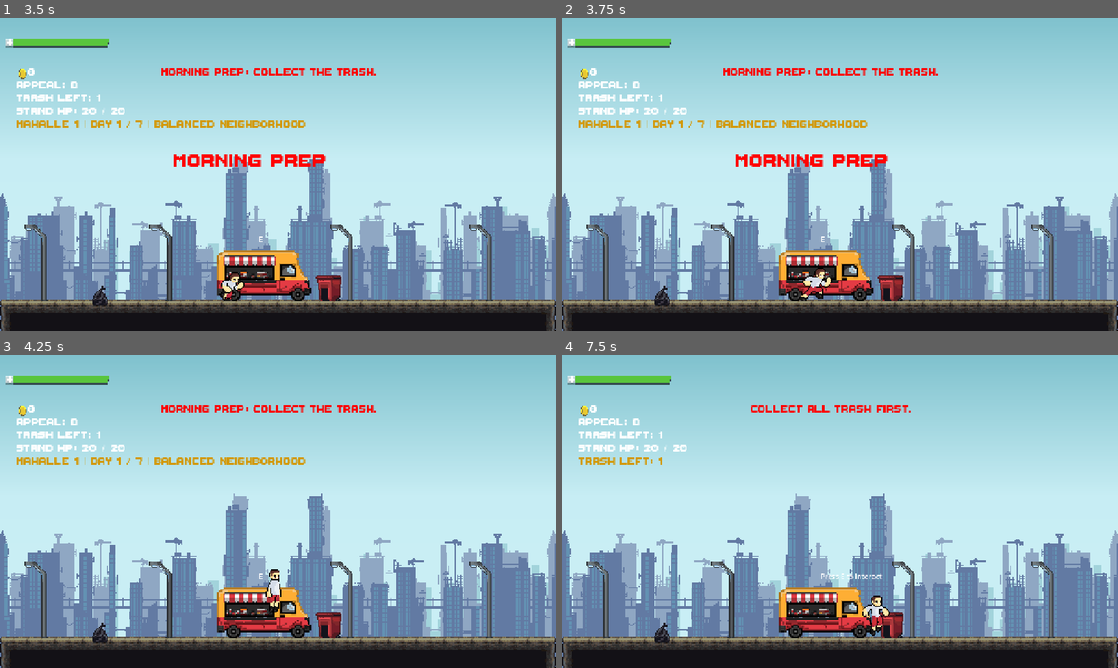
Above: before the commit, frames 1-4 (two rows, left to right).
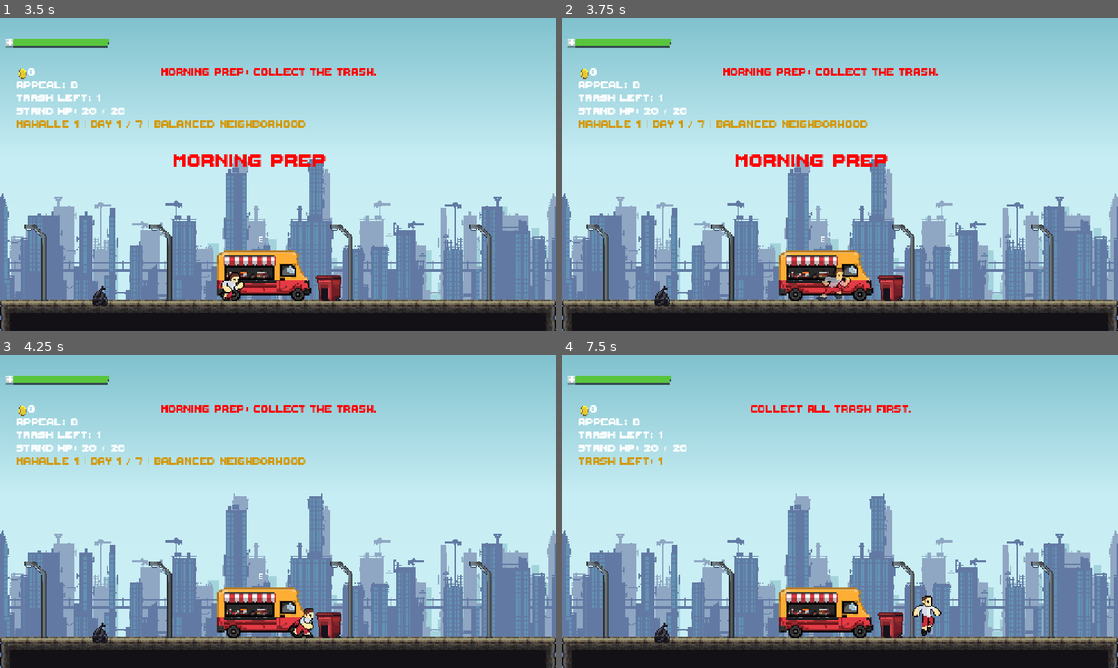
Above: after the commit, the same moments.

Repository: taylandeveci/FoodStand
Game: Godot game, scene res://scenes/main_menu.tscn
Same seed, same stepped clock (60 frames per second), same inputs: the game is played once before the commit and once after it.
Inputs (mouse positions are in pixels of both pictures, inside the frame that each line leads up to):
- Up to frame 1 (3.5 s): click "Start Game" at 0.5 s; click "New Game" at 1.25 s; click "1. Mahalle 1 Status: Unlocked…" at 2 s; move the mouse to (400, 158) at 2.77 s; hold D (move_right) from 2.78 s (still down); click (400, 158) at 2.85 s; tap Space (jump) at 3.02 s; tap Shift (dash, bound only after the commit) at 3.05 s
- Up to frame 2 (3.75 s): keep holding D (move_right); move the mouse to (728, 190) at 3.52 s; tap Shift (dash, bound only after the commit) at 3.6 s
- Up to frame 3 (4.25 s): keep holding D (move_right); tap Space (jump) at 3.77 s; click (166, 527) at 3.8 s
- Up to frame 4 (7.5 s): move the mouse to (895, 442) at 4.27 s; release D (move_right) at 4.28 s; hold A (move_left) 4.28-5.03 s; click (895, 442) at 4.35 s; tap Shift (dash, bound only after the commit) at 4.55, 6.05, 7.35 s; move the mouse to (812, 574) at 5.02 s; hold D (move_right) 5.03-6.53 s; tap E (interact) at 5.1, 7.25 s; tap Space (jump) at 5.27, 6.02, 6.77 s; click (812, 574) at 5.3 s; move the mouse to (1006, 558) at 5.77 s; tap J (recipe_a) at 5.85 s; tap Q (skill_1, bound only after the commit) at 6.4 s; move the mouse to (673, 464) at 6.52 s; hold A (move_left) 6.53-7.28 s; tap K (recipe_b) at 6.6 s; click (673, 464) at 6.8 s; move the mouse to (867, 511) at 7.27 s; hold D (move_right) from 7.28 s (still down)

Frame 1 is identical in both runs. In frame 2, 0.5% of the frame differs, in the area x 43-52%, y 79-91%; in frame 3, 0.5%; in frame 4, 0.7%, in the area x 46-69%, y 69-90%.

Commit message:
Update project configuration and player mechanics

Diff:
--- a/project.godot
+++ b/project.godot
@@ -69,6 +69,16 @@
 "events": [Object(InputEventKey,"resource_local_to_scene":false,"resource_name":"","device":-1,"window_id":0,"alt_press …(192 unchanged characters)…
 ]
 }
+dash={
+"deadzone": 0.2,
+"events": [Object(InputEventKey,"resource_local_to_scene":false,"resource_name":"","device":-1,"window_id":0,"alt_pressed":false,"shift_pressed":false,"ctrl_pressed":false,"meta_pressed":false,"pressed":false,"keycode":0,"physical_keycode":4194325,"key_label":0,"unicode":0,"location":0,"echo":false,"script":null)
+]
+}
+skill_1={
+"deadzone": 0.2,
+"events": [Object(InputEventKey,"resource_local_to_scene":false,"resource_name":"","device":-1,"window_id":0,"alt_pressed":false,"shift_pressed":false,"ctrl_pressed":false,"meta_pressed":false,"pressed":false,"keycode":0,"physical_keycode":81,"key_label":0,"unicode":113,"location":0,"echo":false,"script":null)
+]
+}
 
 [physics]
 
--- a/scripts/player.gd
+++ b/scripts/player.gd
@@ -3,6 +3,8 @@
 signal health_changed(current_health: int, max_health: int)
 signal down_started
 signal recovered
+signal dash_used(cooldown: float)
+signal skill_used(cooldown: float)
 
 @export var speed: float = 200.0
 @export var jump_velocity: float = -350.0
@@ -12,6 +14,17 @@
 @export var recover_health: int = 3
 @export var hurt_duration: float = 0.25
 
+# Dash
+@export var dash_speed: float = 520.0
+@export var dash_duration: float = 0.18
+@export var dash_cooldown: float = 2.0
+@export var dash_invulnerable: bool = true
+
+# Skill 1 - Hot Water Splash
+@export var skill_1_damage: int = 2
+@export var skill_1_range: float = 120.0
+@export var skill_1_cooldown: float = 5.0
+
 # Kamera sınırları
 @export var camera_min_x: float = 0.0
 @export var camera_max_x: float = 3000.0
@@ -23,7 +36,12 @@
 var is_attacking: bool = false
 var is_down: bool = false
 var is_hurt: bool = false
+var is_dashing: bool = false
 var current_health: int = 0
+
+var dash_time_left: float = 0.0
+var dash_cooldown_left: float = 0.0
+var skill_1_cooldown_left: float = 0.0
 
 @onready var sprite: AnimatedSprite2D = $AnimatedSprite2D
 @onready var attack_area: Area2D = $AttackArea
@@ -52,7 +70,6 @@
 	hurt_timer.wait_time = hurt_duration
 	hurt_timer.timeout.connect(_on_hurt_timer_timeout)
 
-	# Kamera ayarı
 	camera.enabled = true
 	camera.top_level = true
 	camera.position_smoothing_enabled = false
@@ -60,8 +77,10 @@
 
 	health_changed.emit(current_health, max_health)
 
-func _process(_delta: float) -> void:
+func _process(delta: float) -> void:
 	update_camera_position()
+	update_cooldowns(delta)
+	update_dash_state(delta)
 
 func update_camera_position() -> void:
 	var viewport_size: Vector2 = get_viewport_rect().size
@@ -72,8 +91,25 @@
 
 	camera.global_position = Vector2(target_x, target_y)
 
+func update_cooldowns(delta: float) -> void:
+	if dash_cooldown_left > 0.0:
+		dash_cooldown_left = max(dash_cooldown_left - delta, 0.0)
+
+	if skill_1_cooldown_left > 0.0:
+		skill_1_cooldown_left = max(skill_1_cooldown_left - delta, 0.0)
+
+func update_dash_state(delta: float) -> void:
+	if not is_dashing:
+		return
+
+	dash_time_left -= delta
+	if dash_time_left <= 0.0:
+		is_dashing = false
+		velocity.x = 0.0
+		modulate.a = 1.0
+
 func _physics_process(delta: float) -> void:
-	if not is_on_floor():
+	if not is_on_floor() and not is_dashing:
 		velocity.y += gravity * delta
 
 	if is_down:
@@ -86,6 +122,11 @@
 		velocity.x = 0.0
 		move_and_slide()
 		play_hurt()
+		return
+
+	if is_dashing:
+		move_and_slide()
+		play_dash()
 		return
 
 	var direction: float = Input.get_axis("move_left", "move_right")
@@ -105,14 +146,82 @@
 	if Input.is_action_just_pressed("jump") and is_on_floor() and not is_attacking:
 		velocity.y = jump_velocity
 
+	if Input.is_action_just_pressed("dash"):
+		try_dash(direction)
+
+	if Input.is_action_just_pressed("skill_1"):
+		use_skill_1()
+
 	if Input.is_action_just_pressed("attack") and not is_attacking:
 		start_attack()
 
 	move_and_slide()
 	update_animation(direction)
 
+func try_dash(direction: float) -> void:
+	if is_down or is_hurt or is_attacking or is_dashing:
+		return
+
+	if dash_cooldown_left > 0.0:
+		return
+
+	var dash_direction: int = facing
+	if direction < 0.0:
+		dash_direction = -1
+	elif direction > 0.0:
+		dash_direction = 1
+
+	facing = dash_direction
+	sprite.flip_h = facing < 0
+
+	is_dashing = true
+	dash_time_left = dash_duration
+	dash_cooldown_left = dash_cooldown
+	velocity.y = 0.0
+	velocity.x = dash_speed * facing
+	modulate.a = 0.65
+
+	dash_used.emit(dash_cooldown)
+
+func use_skill_1() -> void:
+	if is_down or is_hurt or is_dashing:
+		return
+
+	if skill_1_cooldown_left > 0.0:
+		return
+
+	skill_1_cooldown_left = skill_1_cooldown
+	skill_used.emit(skill_1_cooldown)
+
+	play_skill()
+	apply_hot_water_splash()
+
+func apply_hot_water_splash() -> void:
+	var enemies = get_tree().get_nodes_in_group("enemy")
+
+	for enemy in enemies:
+		if not enemy.has_method("take_damage"):
+			continue
+
+		if not enemy is Node2D:
+			continue
+
+		var enemy_node: Node2D = enemy
+		var dx: float = enemy_node.global_position.x - global_position.x
+		var dist: float = global_position.distance_to(enemy_node.global_position)
+
+		if dist > skill_1_range:
+			continue
+
+		if facing == 1 and dx < -12.0:
+			continue
+		if facing == -1 and dx > 12.0:
+			continue
+
+		enemy_node.take_damage(skill_1_damage)
+
 func start_attack() -> void:
-	if is_down or is_hurt:
+	if is_down or is_hurt or is_dashing:
 		return
 
 	is_attacking = true
@@ -126,33 +235,22 @@
 	attack_timer.start(0.2)
 
 func hit_nearest_enemy() -> void:
-	# Sahnede "enemy" grubunda olan tüm düşmanları bir listeye alıyoruz
 	var enemies = get_tree().get_nodes_in_group("enemy")
 	var nearest_enemy: Node2D = null
-
-	# Saldırı menzili (Eğer kılıcın kısa/uzun gelirse bu sayıyı artırıp azaltabilirsin)
 	var nearest_distance: float = 65.0
 
 	for enemy in enemies:
 		if enemy.has_method("take_damage"):
-			# Düşmanla aramızdaki mesafeyi hesaplıyoruz
 			var dist: float = global_position.distance_to(enemy.global_position)
-
-			# Düşmanın sağımızda mı solumuzda mı olduğunu buluyoruz
 			var direction_to_enemy = sign(enemy.global_position.x - global_position.x)
 
-			# Eğer düşman baktığımız yöndeyse (facing) VEYA çok dibimizdeyse (15 piksel)
 			if direction_to_enemy == facing or dist < 15.0:
 				if dist < nearest_distance:
 					nearest_distance = dist
 					nearest_enemy = enemy
 
-	# Eğer şartlara uyan bir düşman bulduysak hasarı veriyoruz
 	if nearest_enemy != null:
-		print("Kılıç hedefini buldu! Düşmana vuruldu. Kalan Can: ", nearest_enemy.current_hp - attack_damage)
 		nearest_enemy.take_damage(attack_damage)
-	else:
-		print("Kılıç boşa savruldu, menzilde düşman yok.")
 
 func _on_attack_timer_timeout() -> void:
 	attack_shape.disabled = true
@@ -162,6 +260,9 @@
 	if is_down:
 		return
 
+	if is_dashing and dash_invulnerable:
+		return
+
 	current_health = max(current_health - amount, 0)
 	health_changed.emit(current_health, max_health)
 
@@ -177,8 +278,10 @@
 
 	is_hurt = true
 	is_attacking = false
+	is_dashing = false
 	attack_shape.disabled = true
 	velocity.x = 0.0
+	modulate.a = 1.0
 	play_hurt()
 	hurt_timer.start()
 
@@ -189,8 +292,10 @@
 	is_down = true
 	is_hurt = false
 	is_attacking = false
+	is_dashing = false
 	attack_shape.disabled = true
 	velocity = Vector2.ZERO
+	modulate.a = 1.0
 	down_started.emit()
 	play_down()
 	down_timer.start()
@@ -202,7 +307,25 @@
 	recovered.emit()
 
 func can_be_targeted() -> bool:
-	return not is_down
+	if is_down:
+		return false
+
+	if is_dashing and dash_invulnerable:
+		return false
+
+	return true
+
+func get_dash_cooldown_left() -> float:
+	return dash_cooldown_left
+
+func get_dash_cooldown_total() -> float:
+	return dash_cooldown
+
+func get_skill_1_cooldown_left() -> float:
+	return skill_1_cooldown_left
+
+func get_skill_1_cooldown_total() -> float:
+	return skill_1_cooldown
 
 func update_animation(direction: float) -> void:
 	if is_down:
@@ -211,6 +334,10 @@
 
 	if is_hurt:
 		play_hurt()
+		return
+
+	if is_dashing:
+		play_dash()
 		return
 
 	if is_attacking:
@@ -234,3 +361,11 @@
 		sprite.play("down")
 	elif sprite.sprite_frames.has_animation("idle") and sprite.animation != "idle":
 		sprite.play("idle")
+
+func play_dash() -> void:
+	if sprite.sprite_frames.has_animation("run") and sprite.animation != "run":
+		sprite.play("run")
+
+func play_skill() -> void:
+	if sprite.sprite_frames.has_animation("attack"):
+		sprite.play("attack")
Not shown, changed: PROJECT_REPORT.md
